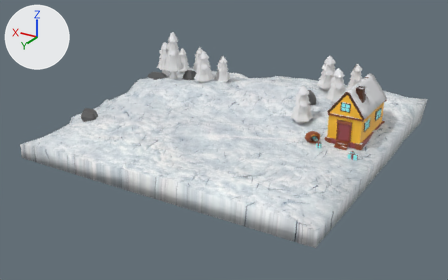
A saved change to the OBJ model graphicsSetup/floorModel/ground.obj.
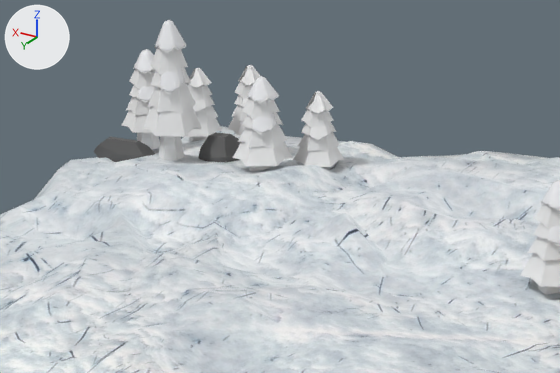
Each version appears first whole from a 50 mm camera at (-62.8, 95.0, 47.6) aimed at (0.9, -11.2, -5.4), and next in a close-up on the part from 26% to 68% of the width and 9% to 54% of the height. Every picture has the same lights, and +X, +Y and +Z are marked at upper left. Where no turn or scale is listed for an object, it has been applied to the vertices.
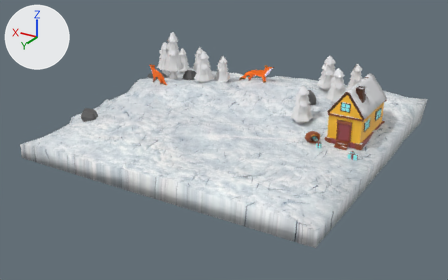
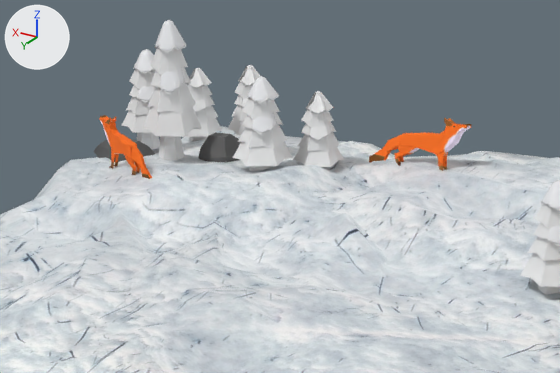
What differs and where, as boxes (x1, y1, x2, y2) in the close-ups (560 x 373 px):
'Plane.007', added (orange): after (369, 118, 471, 171)
'Plane.006', added (orange): after (100, 115, 152, 179)

The change, as a diff of the scene's bpy script:
```diff
--- a/graphicsSetup/floorModel/ground.obj.py
+++ b/graphicsSetup/floorModel/ground.obj.py
@@ img_fox_png @@
+img_fox_png = load_image('fox.png', 'fox.png', 1024, 1024, 'sRGB')
@@ mat_material_010 @@
+mat_material_010 = principled_material('Material.010')
+mat_material_010.texture = img_fox_png
+mat_material_010.roughness = 1.0
@@ me_plane_007 @@
+me_plane_007.from_pydata(...)  # 372 vertices, 336 faces; spans x 0.75..9.91, y -34.46..-32.61, z 0.47..5.39
+me_plane_007.materials.append(mat_material_010)  # picture img_fox_png
@@ me_plane_006 @@
+me_plane_006.from_pydata(...)  # 372 vertices, 336 faces; spans x 22.43..28.9, y -22.8..-20.2, z 0.25..4.71
+me_plane_006.materials.append(mat_material_010)  # picture img_fox_png
@@ ob_plane_007 @@
+ob_plane_007 = bpy.data.objects.new('Plane.007', me_plane_007)
+ob_plane_007.location = (0.0, 0.0, 0.0)
@@ ob_plane_006 @@
+ob_plane_006 = bpy.data.objects.new('Plane.006', me_plane_006)
+ob_plane_006.location = (0.0, 0.0, 0.0)
```
